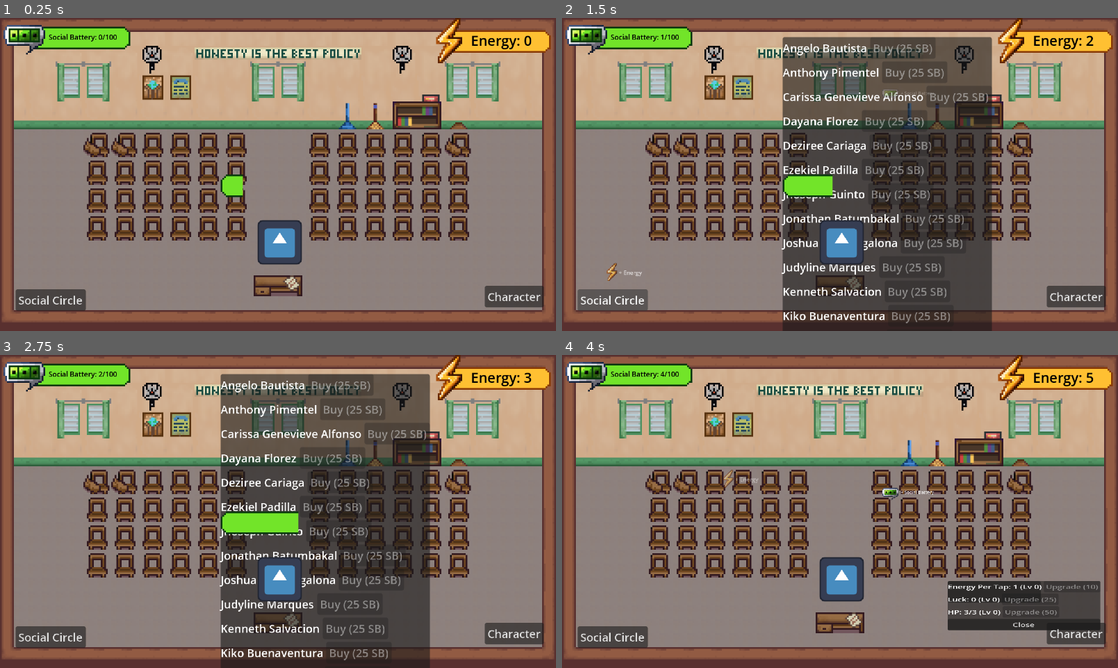
Above: before the commit, frames 1-4 (two rows, left to right).
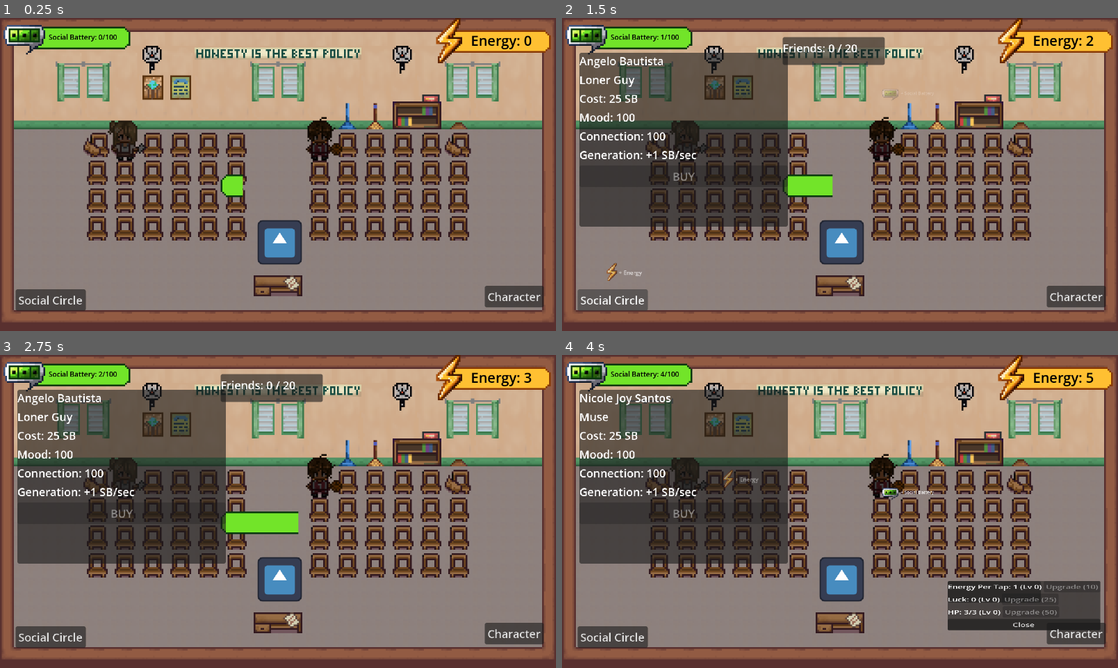
Above: after the commit, the same moments.

Repository: AzeOcram/checkpoint-gamejam
Game: Godot game, scene res://scenes/main/main.tscn
Same seed, same stepped clock (60 frames per second), same inputs: the game is played once before the commit and once after it. The engine's default icon, where the game draws it, is replaced by a stand-in: a white triangle on a blue panel in a dark square.
Inputs (mouse positions are in pixels of both pictures, inside the frame that each line leads up to):
- Up to frame 1 (0.25 s): no input
- Up to frame 2 (1.5 s): click (890, 146) at 0.52 s; click "Social Circle" at 1.25 s
- Up to frame 3 (2.75 s): move the mouse to (400, 495) at 2.02 s; press the mouse at (400, 495) at 2.03 s
- Up to frame 4 (4 s): release the mouse at (962, 495) at 2.75 s; click "Character" at 2.75 s; move the mouse to (728, 527) at 3.52 s; hold S from 3.53 s (still down); click (728, 527) at 3.6 s

The runs differ from the first frame. In frame 1, 1.0% of the frame differs, in the area x 19-62%, y 31-46%; in frame 2, 48%, in the area x 3-78%, y 6-100%; in frame 3, 48%; in frame 4, 20%.

Commit message:
ui(friend): made a separate info panel

Diff:
--- a/resources/friends/angelo.tres
+++ b/resources/friends/angelo.tres
@@ -1,9 +1,12 @@
 [gd_resource type="Resource" script_class="FriendData" format=3 uid="uid://b7eue0o1aaulr"]
 
 [ext_resource type="Script" uid="uid://chluj6iek0are" path="res://resources/friends/friend_data.gd" id="1_sv43k"]
+[ext_resource type="Texture2D" uid="uid://fn48mg0fgbmt" path="res://assets/art/characters/CLASSMATES/Basketball Varsity/1.PNG" id="2_8at5u"]
 
 [resource]
 script = ExtResource("1_sv43k")
 friend_name = "Angelo Bautista"
 desc = "Loner Guy"
+sprite = ExtResource("2_8at5u")
+map_position_index = 24
 metadata/_custom_type_script = "uid://chluj6iek0are"
--- a/resources/friends/anthony.tres
+++ b/resources/friends/anthony.tres
@@ -1,12 +1,13 @@
 [gd_resource type="Resource" script_class="FriendData" format=3 uid="uid://qgybiibvb8s3"]
 
 [ext_resource type="Script" uid="uid://chluj6iek0are" path="res://resources/friends/friend_data.gd" id="1_qvoxt"]
-[ext_resource type="Texture2D" uid="uid://c0hbwcjvnjwin" path="res://icon.svg" id="2_24e31"]
+[ext_resource type="Texture2D" uid="uid://bs4k0v4qqcn6o" path="res://assets/art/characters/CLASSMATES/Bully Girl/1.PNG" id="2_j0rw2"]
 
 [resource]
 script = ExtResource("1_qvoxt")
 friend_name = "Anthony Pimentel"
 desc = "A Chess Varsity"
 social_battery_generation = 3
-sprite = ExtResource("2_24e31")
+sprite = ExtResource("2_j0rw2")
+map_position_index = 1
 metadata/_custom_type_script = "uid://chluj6iek0are"
--- a/resources/friends/carissa.tres
+++ b/resources/friends/carissa.tres
@@ -6,4 +6,5 @@
 script = ExtResource("1_0py30")
 friend_name = "Carissa Genevieve Alfonso"
 desc = "National Bookstore"
+map_position_index = 3
 metadata/_custom_type_script = "uid://chluj6iek0are"
--- a/resources/friends/dayana.tres
+++ b/resources/friends/dayana.tres
@@ -6,4 +6,5 @@
 script = ExtResource("1_whua6")
 friend_name = "Dayana Florez"
 desc = "The Class VP"
+map_position_index = 4
 metadata/_custom_type_script = "uid://chluj6iek0are"
--- a/resources/friends/deziree.tres
+++ b/resources/friends/deziree.tres
@@ -6,4 +6,5 @@
 script = ExtResource("1_y0qpp")
 friend_name = "Deziree Cariaga"
 desc = "The Auditor"
+map_position_index = 5
 metadata/_custom_type_script = "uid://chluj6iek0are"
--- a/resources/friends/ezekiel.tres
+++ b/resources/friends/ezekiel.tres
@@ -6,4 +6,5 @@
 script = ExtResource("1_76toe")
 friend_name = "Ezekiel Padilla"
 desc = "Voleyball Varsity"
+map_position_index = 6
 metadata/_custom_type_script = "uid://chluj6iek0are"
--- a/resources/friends/friend_data.gd
+++ b/resources/friends/friend_data.gd
@@ -25,3 +25,6 @@
 # Friend appearance
 @export var sprite: Texture2D
 @export var sprite2: Texture2D
+
+# Map
+@export var map_position_index: int = 0
--- a/resources/friends/jhoseph.tres
+++ b/resources/friends/jhoseph.tres
@@ -6,4 +6,5 @@
 script = ExtResource("1_op5c6")
 friend_name = "Jhoseph Guinto"
 desc = "I wonder why he's always late.."
+map_position_index = 7
 metadata/_custom_type_script = "uid://chluj6iek0are"
--- a/resources/friends/jonathan.tres
+++ b/resources/friends/jonathan.tres
@@ -6,4 +6,5 @@
 script = ExtResource("1_mru2a")
 friend_name = "Jonathan Batumbakal"
 desc = "Guitarista"
+map_position_index = 8
 metadata/_custom_type_script = "uid://chluj6iek0are"
--- a/resources/friends/joshua.tres
+++ b/resources/friends/joshua.tres
@@ -6,4 +6,5 @@
 script = ExtResource("1_c71ob")
 friend_name = "Joshua Ren Magalona"
 desc = "Nerd"
+map_position_index = 9
 metadata/_custom_type_script = "uid://chluj6iek0are"
--- a/resources/friends/judyline.tres
+++ b/resources/friends/judyline.tres
@@ -6,4 +6,5 @@
 script = ExtResource("1_ngtij")
 friend_name = "Judyline Marques"
 desc = "Dancer"
+map_position_index = 10
 metadata/_custom_type_script = "uid://chluj6iek0are"
--- a/resources/friends/kenneth.tres
+++ b/resources/friends/kenneth.tres
@@ -6,4 +6,5 @@
 script = ExtResource("1_nh5ws")
 friend_name = "Kenneth Salvacion"
 desc = "The Class PIO"
+map_position_index = 11
 metadata/_custom_type_script = "uid://chluj6iek0are"
--- a/resources/friends/kiko.tres
+++ b/resources/friends/kiko.tres
@@ -6,4 +6,5 @@
 script = ExtResource("1_v31x0")
 friend_name = "Kiko Buenaventura"
 desc = "Escort"
+map_position_index = 12
 metadata/_custom_type_script = "uid://chluj6iek0are"
--- a/resources/friends/maryjane.tres
+++ b/resources/friends/maryjane.tres
@@ -6,4 +6,5 @@
 script = ExtResource("1_3bfsn")
 friend_name = "Mary Jane Portacio"
 desc = "The Class Secretary"
+map_position_index = 13
 metadata/_custom_type_script = "uid://chluj6iek0are"
--- a/resources/friends/mikael.tres
+++ b/resources/friends/mikael.tres
@@ -6,4 +6,5 @@
 script = ExtResource("1_ne72l")
 friend_name = "Mikael dela Paz"
 desc = "Artist Girl"
+map_position_index = 14
 metadata/_custom_type_script = "uid://chluj6iek0are"
--- a/resources/friends/nicole.tres
+++ b/resources/friends/nicole.tres
@@ -6,4 +6,5 @@
 script = ExtResource("1_f0b53")
 friend_name = "Nicole Joy Santos"
 desc = "Muse"
+map_position_index = 15
 metadata/_custom_type_script = "uid://chluj6iek0are"
--- a/resources/friends/ray.tres
+++ b/resources/friends/ray.tres
@@ -6,4 +6,5 @@
 script = ExtResource("1_aoq54")
 friend_name = "Ray Marquez Jr."
 desc = "Lover"
+map_position_index = 16
 metadata/_custom_type_script = "uid://chluj6iek0are"
--- a/resources/friends/robin.tres
+++ b/resources/friends/robin.tres
@@ -1,11 +1,10 @@
 [gd_resource type="Resource" script_class="FriendData" format=3 uid="uid://cfwlyqt6btdqc"]
 
 [ext_resource type="Script" uid="uid://chluj6iek0are" path="res://resources/friends/friend_data.gd" id="1_r8pvq"]
-[ext_resource type="Texture2D" uid="uid://c0hbwcjvnjwin" path="res://icon.svg" id="2_0uyo6"]
 
 [resource]
 script = ExtResource("1_r8pvq")
 friend_name = "Robin Tolentino"
 desc = "The Class President"
-sprite = ExtResource("2_0uyo6")
+map_position_index = 17
 metadata/_custom_type_script = "uid://chluj6iek0are"
--- a/resources/friends/ronell.tres
+++ b/resources/friends/ronell.tres
@@ -6,4 +6,5 @@
 script = ExtResource("1_jn87y")
 friend_name = "Ronell Cristobal"
 desc = "The Class Treasurer"
+map_position_index = 18
 metadata/_custom_type_script = "uid://chluj6iek0are"
--- a/resources/friends/thea.tres
+++ b/resources/friends/thea.tres
@@ -1,12 +1,11 @@
 [gd_resource type="Resource" script_class="FriendData" format=3 uid="uid://dv2ktf70kyn5o"]
 
 [ext_resource type="Script" uid="uid://chluj6iek0are" path="res://resources/friends/friend_data.gd" id="1_wi3c5"]
-[ext_resource type="Texture2D" uid="uid://c0hbwcjvnjwin" path="res://icon.svg" id="2_eq63m"]
 
 [resource]
 script = ExtResource("1_wi3c5")
 friend_name = "Princess Thea Angeles"
 desc = "A Renowned Vlogger"
 social_battery_generation = 2
-sprite = ExtResource("2_eq63m")
+map_position_index = 19
 metadata/_custom_type_script = "uid://chluj6iek0are"
--- a/resources/friends/zei.tres
+++ b/resources/friends/zei.tres
@@ -6,4 +6,5 @@
 script = ExtResource("1_li6tl")
 friend_name = "Zei Pascual"
 desc = "Lover"
+map_position_index = 20
 metadata/_custom_type_script = "uid://chluj6iek0are"
--- /dev/null
+++ b/scenes/friends/friend_info_panel.tscn
@@ -0,0 +1,41 @@
+[gd_scene format=3 uid="uid://6qx6wli2ucoo"]
+
+[ext_resource type="Script" uid="uid://bxkgug5so5mh6" path="res://scripts/friends/friend_info_panel.gd" id="1_qbpyn"]
+
+[node name="FriendInfoPanel" type="PanelContainer" unique_id=109858626]
+visible = false
+anchors_preset = 15
+anchor_right = 1.0
+anchor_bottom = 1.0
+grow_horizontal = 2
+grow_vertical = 2
+scale = Vector2(0.4, 0.4)
+script = ExtResource("1_qbpyn")
+
+[node name="MarginContainer" type="MarginContainer" parent="." unique_id=17733509]
+layout_mode = 2
+
+[node name="VBoxContainer" type="VBoxContainer" parent="MarginContainer" unique_id=1246725817]
+layout_mode = 2
+
+[node name="NameLabel" type="Label" parent="MarginContainer/VBoxContainer" unique_id=108622647]
+layout_mode = 2
+
+[node name="DescriptionLabel" type="Label" parent="MarginContainer/VBoxContainer" unique_id=408959326]
+layout_mode = 2
+
+[node name="CostLabel" type="Label" parent="MarginContainer/VBoxContainer" unique_id=925510756]
+layout_mode = 2
+
+[node name="MoodLabel" type="Label" parent="MarginContainer/VBoxContainer" unique_id=1715742645]
+layout_mode = 2
+
+[node name="ConnectionLabel" type="Label" parent="MarginContainer/VBoxContainer" unique_id=553676790]
+layout_mode = 2
+
+[node name="GenerationLabel" type="Label" parent="MarginContainer/VBoxContainer" unique_id=43887772]
+layout_mode = 2
+
+[node name="BuyButton" type="Button" parent="MarginContainer/VBoxContainer" unique_id=1056183035]
+layout_mode = 2
+text = "Buy"
--- /dev/null
+++ b/scenes/friends/friend_map_node.tscn
@@ -0,0 +1,17 @@
+[gd_scene format=3 uid="uid://cq0vo015ekoh1"]
+
+[ext_resource type="Script" uid="uid://do80fu4y7wkwi" path="res://scripts/friends/friend_map_node.gd" id="1_c68yb"]
+
+[node name="FriendMapNode" type="Control" unique_id=338815221]
+layout_mode = 3
+anchors_preset = 15
+anchor_right = 1.0
+anchor_bottom = 1.0
+grow_horizontal = 2
+grow_vertical = 2
+script = ExtResource("1_c68yb")
+
+[node name="TextureButton" type="TextureButton" parent="." unique_id=1859450345]
+layout_mode = 0
+offset_right = 40.0
+offset_bottom = 40.0
--- a/scenes/main/friends_panel.tscn
+++ b/scenes/main/friends_panel.tscn
@@ -11,16 +11,8 @@
 [node name="VBoxContainer" type="VBoxContainer" parent="." unique_id=715070115]
 layout_mode = 2
 
-[node name="RecruitmentList" type="VBoxContainer" parent="VBoxContainer" unique_id=171448405]
+[node name="FriendList" type="VBoxContainer" parent="VBoxContainer" unique_id=171448405]
 layout_mode = 2
 
-[node name="BuyFriendButton" type="Button" parent="VBoxContainer" unique_id=1009859634]
+[node name="FriendCountLabel" type="Label" parent="VBoxContainer" unique_id=946841063]
 layout_mode = 2
-size_flags_horizontal = 0
-text = "Buy Friend (25 SB)"
-
-[node name="Close" type="Button" parent="VBoxContainer" unique_id=950500556]
-layout_mode = 2
-text = "Close"
-
-[connection signal="pressed" from="VBoxContainer/Close" to="." method="_on_close_pressed"]
--- a/scenes/main/map.tscn
+++ b/scenes/main/map.tscn
@@ -2,6 +2,9 @@
 
 [ext_resource type="Texture2D" uid="uid://ivdeidsjya1c" path="res://assets/art/tilemaps/clasroom.PNG" id="1_6do1y"]
 [ext_resource type="Texture2D" uid="uid://ci3jjdab4igsi" path="res://assets/art/tilemaps/class_design.PNG" id="2_oqd27"]
+[ext_resource type="Script" uid="uid://f7hlt7u4i2fk" path="res://scripts/friends/friend_map.gd" id="3_av8ma"]
+[ext_resource type="Resource" uid="uid://bs5xcfs4hvnbo" path="res://resources/friends/collection.tres" id="4_diq8l"]
+[ext_resource type="PackedScene" uid="uid://6qx6wli2ucoo" path="res://scenes/friends/friend_info_panel.tscn" id="5_nbn0q"]
 
 [sub_resource type="TileSetAtlasSource" id="TileSetAtlasSource_b1x3f"]
 texture = ExtResource("1_6do1y")
@@ -386,3 +389,13 @@
 [node name="Decos2" type="TileMapLayer" parent="." unique_id=1182007730]
 tile_map_data = PackedByteArray("AAAKAAkAAAAEAAIAAAA=")
 tile_set = SubResource("TileSet_0cvp5")
+
+[node name="FriendMap" type="Node2D" parent="." unique_id=860289986]
+script = ExtResource("3_av8ma")
+friend_collection = ExtResource("4_diq8l")
+
+[node name="FriendInfoPanel" parent="FriendMap" unique_id=109858626 instance=ExtResource("5_nbn0q")]
+offset_left = -19.0
+offset_top = -56.0
+offset_right = 19.0
+offset_bottom = 56.0
--- /dev/null
+++ b/scripts/friends/friend_info_panel.gd
@@ -0,0 +1,68 @@
+extends PanelContainer
+class_name FriendInfoPanel
+
+
+signal buy_requested(friend_data: FriendData)
+
+
+@onready var name_label: Label = $MarginContainer/VBoxContainer/NameLabel
+@onready var description_label: Label = $MarginContainer/VBoxContainer/DescriptionLabel
+@onready var mood_label: Label = $MarginContainer/VBoxContainer/MoodLabel
+@onready var connection_label: Label = $MarginContainer/VBoxContainer/ConnectionLabel
+@onready var generation_label: Label = $MarginContainer/VBoxContainer/GenerationLabel
+@onready var cost_label: Label = $MarginContainer/VBoxContainer/CostLabel
+@onready var buy_button: Button = $MarginContainer/VBoxContainer/BuyButton
+
+
+var data: FriendData
+
+
+func _ready() -> void:
+	buy_button.pressed.connect(_on_buy_pressed)
+
+
+func setup(friend_data: FriendData) -> void:
+	data = friend_data
+
+	if data == null:
+		return
+
+	name_label.text = data.friend_name
+	description_label.text = data.desc
+	mood_label.text = "Mood: " + str(data.mood)
+	connection_label.text = "Connection: " + str(data.connection)
+	generation_label.text = "Generation: +" + str(data.social_battery_generation) + " SB/sec"
+	cost_label.text = "Cost: " + str(data.recruitment_cost) + " SB"
+
+	# Only handle whether the friend has already been recruited.
+	if data.unlocked:
+		buy_button.text = "RECRUITED"
+		buy_button.disabled = true
+	else:
+		buy_button.text = "BUY"
+		buy_button.disabled = false
+
+
+func set_buyable(can_buy: bool) -> void:
+	if data == null:
+		return
+
+	# Already recruited.
+	if data.unlocked:
+		buy_button.text = "RECRUITED"
+		buy_button.disabled = true
+		return
+
+	# Not recruited yet.
+	buy_button.text = "BUY"
+	buy_button.disabled = not can_buy
+
+
+func _on_buy_pressed() -> void:
+	if data == null:
+		return
+
+	if data.unlocked:
+		return
+
+	buy_requested.emit(data)
--- /dev/null
+++ b/scripts/friends/friend_map.gd
@@ -0,0 +1,159 @@
+extends Node2D
+class_name FriendMap
+
+
+const FRIEND_MAP_SCENE = preload("res://scenes/friends/friend_map_node.tscn")
+
+
+const ROWS := 4
+const COLUMNS := 6
+
+const LEFT_START := Vector2(40, 54)
+const RIGHT_START := Vector2(168, 54)
+
+const COLUMN_SPACING := 16.0
+const ROW_SPACING := 16.0
+
+
+@export var friend_collection: FriendCollection
+
+@onready var friend_info_panel: FriendInfoPanel = $FriendInfoPanel
+@onready var recruitment_system = $"../../Systems/RecruitmentSystem"
+@onready var social_battery_system = $"../../Systems/SocialBatterySystem"
+
+var selected_friend: FriendMapNode = null
+
+
+func _ready() -> void:
+	friend_info_panel.buy_requested.connect(_on_buy_friend_requested)
+
+	# Update the BUY button whenever Social Battery changes.
+	if social_battery_system:
+		social_battery_system.social_battery_changed.connect(_on_social_battery_changed)
+
+	friend_info_panel.size = Vector2(300, 250)
+	friend_info_panel.position = Vector2(
+		(get_viewport_rect().size.x - friend_info_panel.size.x) / 2.0,
+		20
+	)
+	friend_info_panel.z_index = 100
+
+	spawn_friends()
+
+
+func spawn_friends() -> void:
+	if friend_collection == null:
+		push_error("FriendCollection is not assigned to FriendMap!")
+		return
+
+	for friend_data in friend_collection.friends:
+		var friend_map_node := FRIEND_MAP_SCENE.instantiate() as FriendMapNode
+
+		add_child(friend_map_node)
+
+		friend_map_node.position = get_seat_position(
+			friend_data.map_position_index
+		)
+
+		friend_map_node.setup(friend_data)
+
+		friend_map_node.friend_clicked.connect(_on_friend_clicked)
+
+
+func _on_friend_clicked(friend_node: FriendMapNode) -> void:
+	print("MAP RECEIVED CLICK: ", friend_node.data.friend_name)
+
+	# Clicking the same friend again closes the panel.
+	if selected_friend == friend_node:
+		friend_info_panel.hide()
+		selected_friend = null
+		return
+
+	selected_friend = friend_node
+
+	friend_info_panel.setup(friend_node.data)
+
+	update_buy_button()
+
+	friend_info_panel.show()
+
+
+func update_buy_button() -> void:
+	if selected_friend == null:
+		return
+
+	if recruitment_system == null:
+		print("ERROR: RecruitmentSystem is null")
+		return
+
+	var friend_data: FriendData = selected_friend.data
+
+	print("========== BUY CHECK ==========")
+	print("Friend: ", friend_data.friend_name)
+	print("Friend cost: ", friend_data.recruitment_cost)
+	print("Friend unlocked: ", friend_data.unlocked)
+	print("Player SB: ", social_battery_system.get_amount())
+	print("Can afford: ", social_battery_system.can_afford(friend_data.recruitment_cost))
+	print("===============================")
+
+	friend_info_panel.set_buyable(
+		recruitment_system.can_recruit(friend_data)
+	)
+
+
+func _on_social_battery_changed() -> void:
+	if selected_friend == null:
+		return
+
+	if not friend_info_panel.visible:
+		return
+
+	update_buy_button()
+
+
+func _on_buy_friend_requested(friend_data: FriendData) -> void:
+	if recruitment_system == null:
+		push_error("RecruitmentSystem not found!")
+		return
+
+	var friend_instance: FriendNode = recruitment_system.recruit_friend(friend_data)
+
+	if friend_instance == null:
+		return
+
+	print("Successfully recruited: ", friend_data.friend_name)
+
+	update_friend_visual(friend_data)
+
+	friend_info_panel.setup(friend_data)
+	friend_info_panel.set_buyable(false)
+
+
+func update_friend_visual(friend_data: FriendData) -> void:
+	for child in get_children():
+		if child is FriendMapNode:
+			if child.data == friend_data:
+				child.update_appearance()
+				return
+
+
+func get_seat_position(index: int) -> Vector2:
+	var side_size := ROWS * COLUMNS
+
+	var start_position: Vector2
+	var local_index: int
+
+	if index < side_size:
+		start_position = LEFT_START
+		local_index = index
+	else:
+		start_position = RIGHT_START
+		local_index = index - side_size
+
+	var row := local_index / COLUMNS
+	var column := local_index % COLUMNS
+
+	return start_position + Vector2(
+		column * COLUMN_SPACING,
+		row * ROW_SPACING
+	)
--- /dev/null
+++ b/scripts/friends/friend_map_node.gd
@@ -0,0 +1,41 @@
+extends Control
+class_name FriendMapNode
+
+
+signal friend_clicked(friend_node: FriendMapNode)
+
+
+@onready var texture_button: TextureButton = $TextureButton
+
+
+var data: FriendData
+
+
+func _ready() -> void:
+	texture_button.pressed.connect(_on_pressed)
+
+
+func setup(friend_data: FriendData) -> void:
+	data = friend_data
+
+	if data == null:
+		return
+
+	texture_button.texture_normal = data.sprite
+
+	update_appearance()
+
+
+func update_appearance() -> void:
+	if data == null:
+		return
+
+	if data.unlocked:
+		texture_button.modulate = Color.WHITE
+	else:
+		texture_button.modulate = Color(0.35, 0.35, 0.35, 1.0)
+
+
+func _on_pressed() -> void:
+	print("CLICKED FRIEND: ", data.friend_name)
+	friend_clicked.emit(self)
--- a/scripts/friends/recruitment_system.gd
+++ b/scripts/friends/recruitment_system.gd
@@ -8,97 +8,53 @@
 # Recruitment does NOT directly modify Social Battery.
 # It uses SocialBatterySystem to check and spend Social Battery.
 
+
+signal friend_recruited(friend_node: FriendNode)
+
+
 # Friend scene used as the template for every recruited friend.
 const FRIEND_SCENE = preload("res://scenes/friends/friend.tscn")
 
-# Stores all FriendData resources in the FriendCollection.
+
+# Stores all FriendData resources.
+# This includes both recruited and unrecruited friends.
 var available_friends: Array[FriendData] = []
 
 # Stores all currently recruited FriendNode instances.
 var friends: Array[FriendNode] = []
 
-# Stores the buy buttons for each friend.
-var recruit_buttons: Dictionary = {}
-
-
-# Reference to the Friend Collection.
-@export var friend_collection: FriendCollection
 
 # Reference to the Social Battery system.
 @onready var social_battery_system = get_node("../SocialBatterySystem")
 
 @onready var qte_manager = get_node("../FriendQTEManager")
 
-# Reference to the recruitment list.
-@onready var recruitment_list: VBoxContainer = $"../../UI/FriendsPanel/VBoxContainer/RecruitmentList"
-
 
 func _ready() -> void:
 	load_friend_data()
-	social_battery_system.social_battery_changed.connect(update_recruit_buttons)
-	create_recruitment_list()
-	update_recruit_buttons()
 
 
-# Loads all FriendData resources from the FriendCollection.
+# Loads all FriendData resources from the friends folder.
+#
+# This means new friends can be added by simply creating
+# another .tres file in the folder without changing this script.
 func load_friend_data() -> void:
 	available_friends.clear()
 
-	if friend_collection == null:
-		push_error("FriendCollection is not assigned!")
+	var directory := DirAccess.open("res://resources/friends")
+
+	if directory == null:
+		push_error("Could not open friends resource folder.")
 		return
 
-	for friend_data in friend_collection.friends:
-		available_friends.append(friend_data)
+	for file_name in directory.get_files():
+		if file_name.ends_with(".tres"):
+			var friend_data = load(
+				"res://resources/friends/" + file_name
+			) as FriendData
 
-
-# Creates a recruitment entry for every friend.
-func create_recruitment_list() -> void:
-	for friend_data in available_friends:
-		var container := HBoxContainer.new()
-		var name_label := Label.new()
-		var buy_button := Button.new()
-
-		name_label.text = friend_data.friend_name
-
-		# A friend who has already been bought is marked as OWNED.
-		if friend_data.unlocked:
-			buy_button.text = "OWNED"
-			buy_button.disabled = true
-		else:
-			buy_button.text = "Buy (" + str(friend_data.recruitment_cost) + " SB)"
-
-		container.add_child(name_label)
-		container.add_child(buy_button)
-
-		recruitment_list.add_child(container)
-
-		# Only connect the button if the friend has not been bought.
-		if not friend_data.unlocked:
-			buy_button.pressed.connect(
-				_on_buy_friend_pressed.bind(friend_data)
-			)
-
-		recruit_buttons[friend_data] = buy_button
-
-
-# Called when a specific friend's Buy button is pressed.
-func _on_buy_friend_pressed(friend_data: FriendData) -> void:
-	var friend_instance := recruit_friend(friend_data)
-
-	if friend_instance == null:
-		return
-
-	# Mark the friend as bought.
-	friend_data.unlocked = true
-
-	# Change the button from BUY to OWNED.
-	if recruit_buttons.has(friend_data):
-		var button: Button = recruit_buttons[friend_data]
-		button.text = "OWNED"
-		button.disabled = true
-
-	update_recruit_buttons()
+			if friend_data != null:
+				available_friends.append(friend_data)
 
 
 # Checks whether the player can currently recruit a specific friend.
@@ -106,7 +62,6 @@
 	if friend_data == null:
 		return false
 
-	# Already bought friends cannot be bought again.
 	if friend_data.unlocked:
 		return false
 
@@ -118,21 +73,23 @@
 # Attempts to recruit a specific friend.
 #
 # Returns the newly created FriendNode if successful.
-# Returns null if the player cannot afford the recruitment
-# or the friend has already been bought.
+# Returns null if the player cannot afford the friend
+# or the friend has already been recruited.
 func recruit_friend(friend_data: FriendData) -> FriendNode:
 	if friend_data == null:
 		return null
 
-	# Prevent buying the same friend twice.
+	# Already recruited.
 	if friend_data.unlocked:
 		return null
 
-	# Attempt to spend the recruitment cost.
+	# Check whether the player can afford this specific friend.
 	if not social_battery_system.spend(friend_data.recruitment_cost):
 		return null
 
-	# Create the FriendNode.
+	# Mark the friend as recruited.
+	friend_data.unlocked = true
+
 	var friend_instance: FriendNode = FRIEND_SCENE.instantiate()
 
 	friend_instance.setup(friend_data)
@@ -143,23 +100,12 @@
 			qte_manager._on_friend_request_qte
 		)
 
-	# Store the recruited friend.
 	friends.append(friend_instance)
 
+	# Tell other systems that a friend was recruited.
+	friend_recruited.emit(friend_instance)
+
 	return friend_instance
-
-
-# Updates whether each friend's Buy button can currently be pressed.
-func update_recruit_buttons() -> void:
-	for friend_data in recruit_buttons:
-		var button: Button = recruit_buttons[friend_data]
-
-		if friend_data.unlocked:
-			button.text = "OWNED"
-			button.disabled = true
-		else:
-			button.text = "Buy (" + str(friend_data.recruitment_cost) + " SB)"
-			button.disabled = not can_recruit(friend_data)
 
 
 # Utils
--- a/scripts/main/friends_panel.gd
+++ b/scripts/main/friends_panel.gd
@@ -3,6 +3,7 @@
 
 # Nodes
 @onready var friend_list: VBoxContainer = $VBoxContainer/FriendList
+@onready var friend_count_label: Label = $VBoxContainer/FriendCountLabel
 
 
 # Reference to the Recruitment System.
@@ -10,17 +11,47 @@
 
 
 func _ready() -> void:
+	recruitment_system.friend_recruited.connect(_on_friend_recruited)
+
 	call_deferred("update_ui")
 
 
-# Updates the recruitment UI.
 func update_ui() -> void:
-	# RecruitmentSystem now handles the individual
-	# Buy buttons for every friend.
-	#
-	# This function is kept so other systems can still
-	# request the panel to refresh if necessary.
-	pass
+	update_friend_count()
+	update_friend_list()
+
+
+func update_friend_count() -> void:
+	var current: int = recruitment_system.friends.size()
+	var total: int = recruitment_system.available_friends.size() + current
+
+	friend_count_label.text = "Friends: " + str(current) + " / " + str(total)
+
+
+func update_friend_list() -> void:
+	for child in friend_list.get_children():
+		child.queue_free()
+
+	for friend in recruitment_system.friends:
+		add_friend_to_list(friend)
+
+
+func add_friend_to_list(friend: FriendNode) -> void:
+	var label := Label.new()
+
+	label.text = (
+		friend.data.friend_name
+		+ " | Mood: " + str(friend.data.mood)
+		+ " | Connection: " + str(friend.data.connection)
+		+ " | +" + str(friend.data.social_battery_generation)
+		+ " SB/sec"
+	)
+
+	friend_list.add_child(label)
+
+
+func _on_friend_recruited(_friend: FriendNode) -> void:
+	update_ui()
 
 
 func _on_close_pressed() -> void:
Not shown, added: scripts/friends/friend_info_panel.gd.uid
Not shown, added: scripts/friends/friend_map.gd.uid
Not shown, added: scripts/friends/friend_map_node.gd.uid
